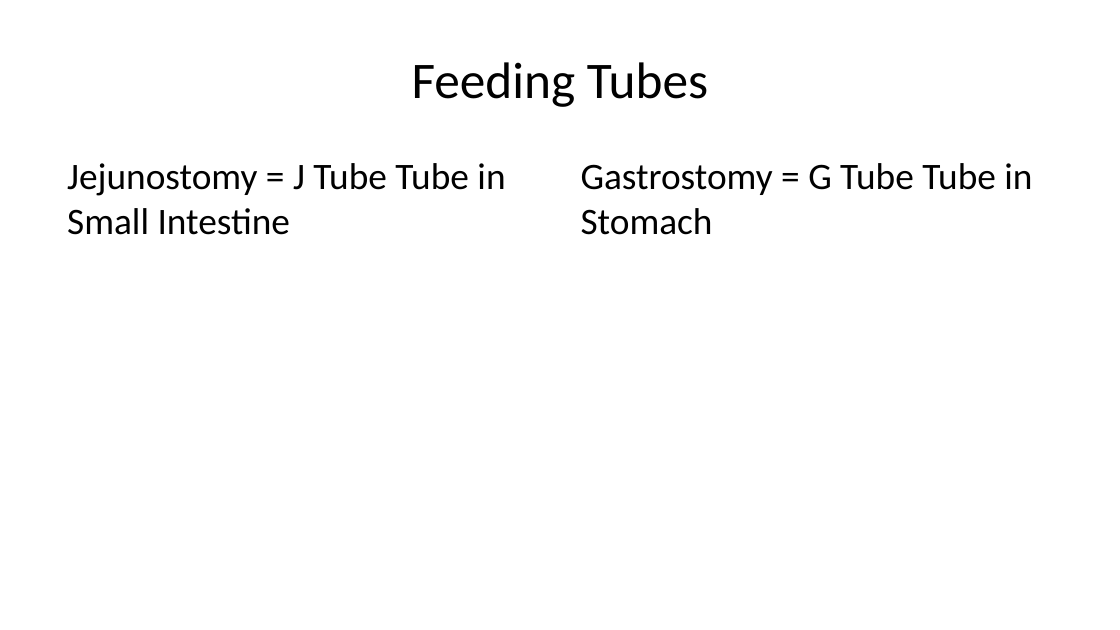
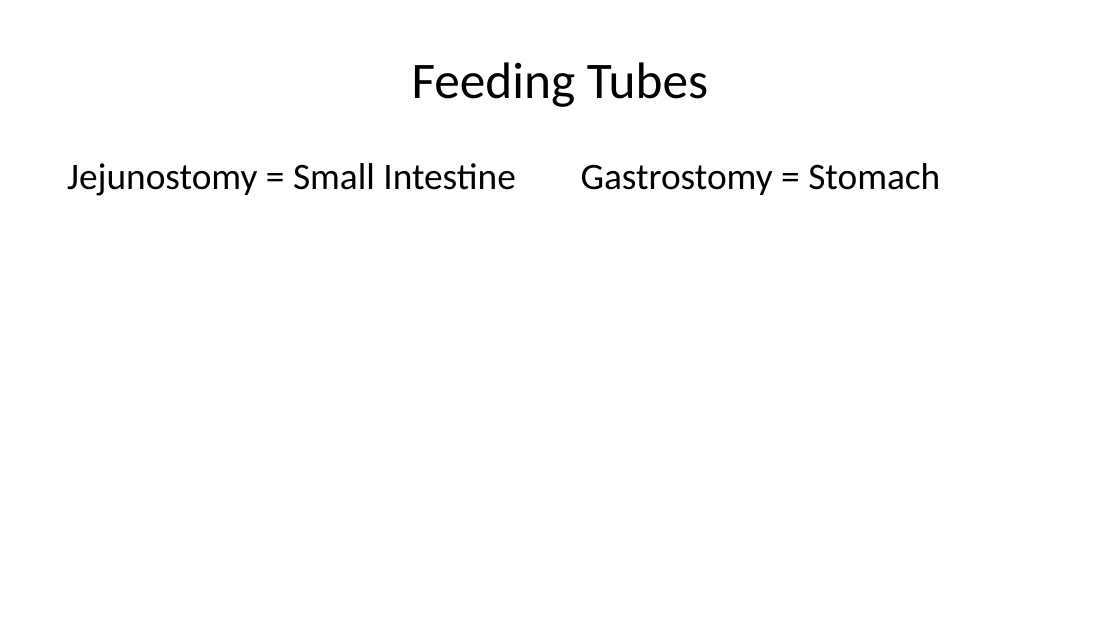
Before and after one commit to jcsalo/patient_education, a slide deck: slide 3 of lci_nutrition.pptx. Drawn at 1120x630 pixels with LibreOffice and Linux fonts; fonts in the diff are those of the drawing. Boxes give left, top, right and bottom in pixels: in the first picture for what was removed or moved away, otherwise in the second. Text is boxed around its words. In the diff, an @@ line names an element or a change of style, - is before the commit and + after.

```diff
--- a/lci_nutrition.pptx
+++ b/lci_nutrition.pptx
@@ text at [67,163,515,196]: text changed @@
-Jejunostomy = J Tube Tube in Small Intestine
+Jejunostomy = Small Intestine
@@ text at [581,163,940,195]: text changed @@
-Gastrostomy = G Tube Tube in Stomach
+Gastrostomy = Stomach
```
Also in this commit, not shown: 38 other files.
